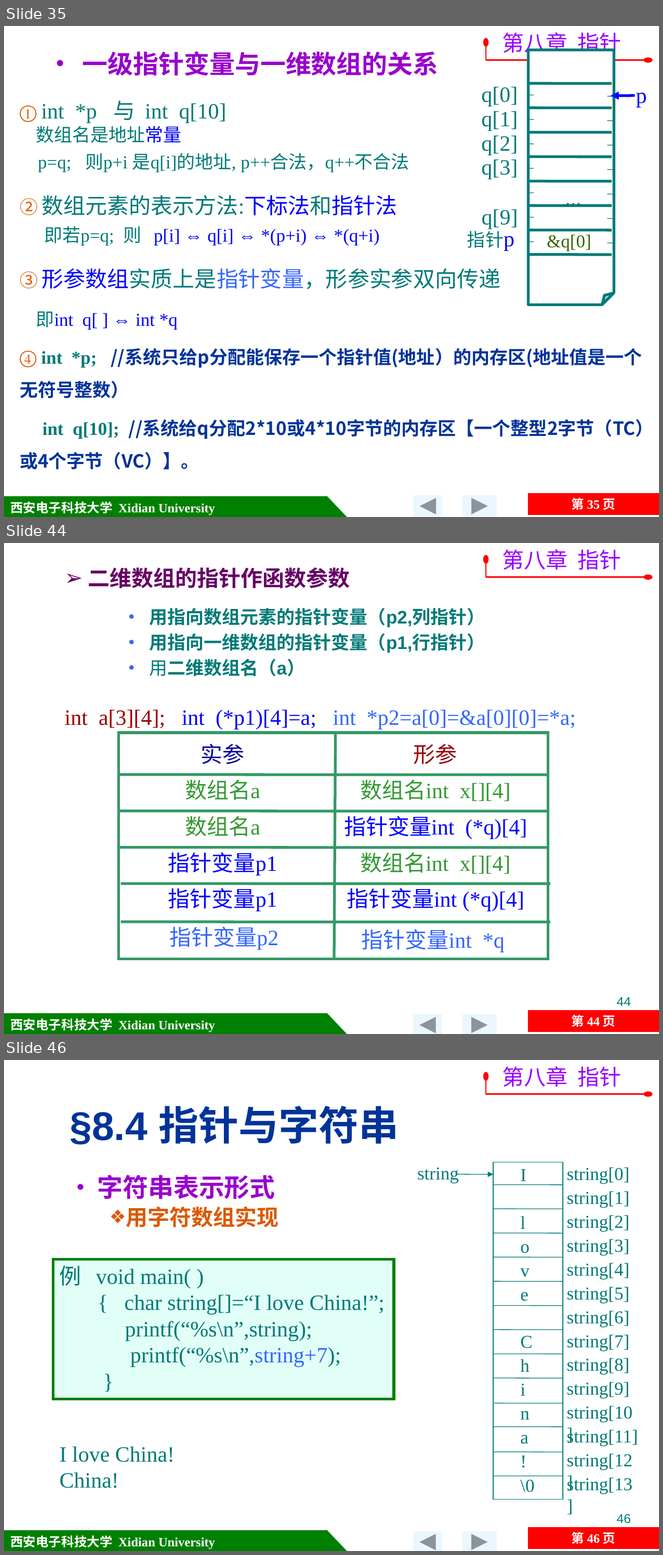
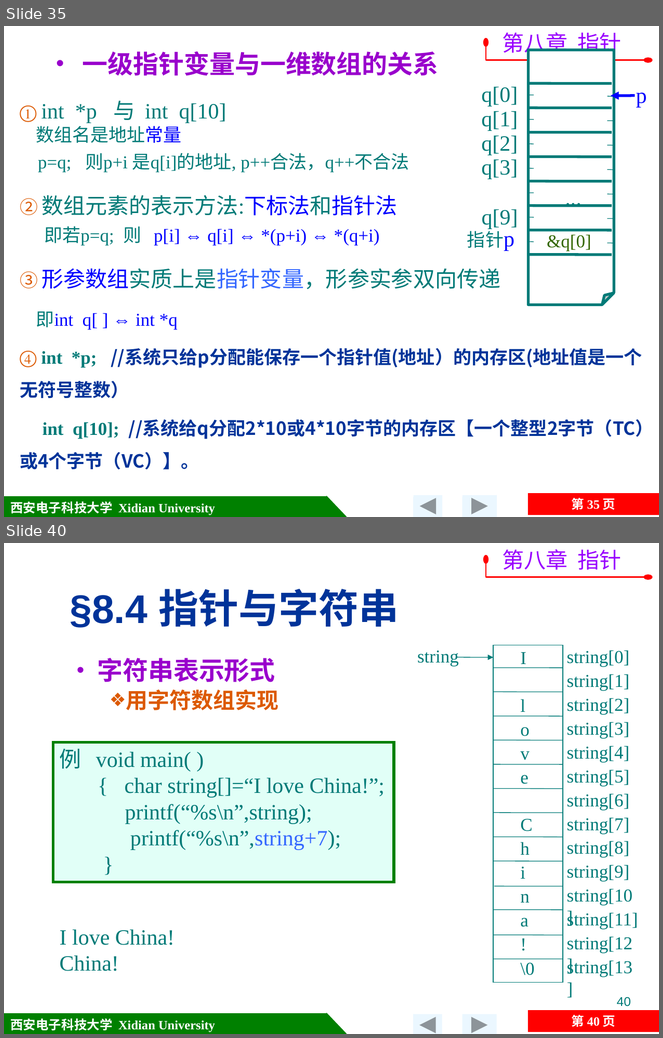
Before and after one commit to jtrfid/C-Repositories, a slide deck: 2015备课/课件/第8章 指针.pptx. Shown one above the other, each under a label of ours: slides 35, 44 and 46 before the commit, slides 35 and 40 after it; the slides between them are not shown. The pictures are 663x1555 and 663x1038 pixels, drawn with LibreOffice and Linux fonts; fonts in the diff are those of the drawing; background and template pictures are left out. Boxes give left, top, right and bottom in pixels: in the first picture for what was removed or moved away, otherwise in the second. Text is boxed around its words. In the diff, an @@ line names an element or a change of style, - is before the commit and + after.

Commit message:
修订ch8，添加实参二维数组，形参一维数组

```diff
--- a/2015备课/课件/第8章 指针.pptx
+++ b/2015备课/课件/第8章 指针.pptx
@@ slide 44 removed at (x1=4, y1=543, x2=659, y2=1034), background picture (left out); not listed: 5 template elements that a slide beside it also shows @@
@@ text removed at (x1=502, y1=549, x2=621, y2=570) @@
-第八章 指针
@@ text removed at (x1=88, y1=567, x2=350, y2=588) @@
-➢ 二维数组的指针作函数参数
@@ freeform shape removed at (x1=486, y1=560, x2=649, y2=577) @@
@@ text removed at (x1=149, y1=608, x2=486, y2=677) @@
-      • 用指向数组元素的指针变量（p2,列指针）
-      • 用指向一维数组的指针变量（p1,行指针）
-      • 用二维数组名（a）
@@ group removed at (x1=65, y1=710, x2=576, y2=959): 13 texts, 6 lines, 1 rectangle @@
-实参
-形参
-数组名int x[][4]
-指针变量int (*q)[4]
-数组名int x[][4]
-指针变量int (*q)[4]
-数组名a
-数组名a
-指针变量p1
-指针变量p1
-int a[3][4]; int (*p1)[4]=a; int *p2=a[0]=&a[0][0]=*a;
-指针变量p2
-指针变量int *q
@@ page number removed at (x1=617, y1=997, x2=631, y2=1006) @@
-44
@@ what was slide 46 is now slide 40 @@
@@ page number at (x1=617, y1=997, x2=631, y2=1007): text changed @@
-46
+40
@@ page number at (x1=572, y1=1015, x2=616, y2=1027): text changed @@
-第 46 页
+第 40 页
```
Also in this commit, not shown: 13 slides changed, 1 slide added, 6 other slides removed.
